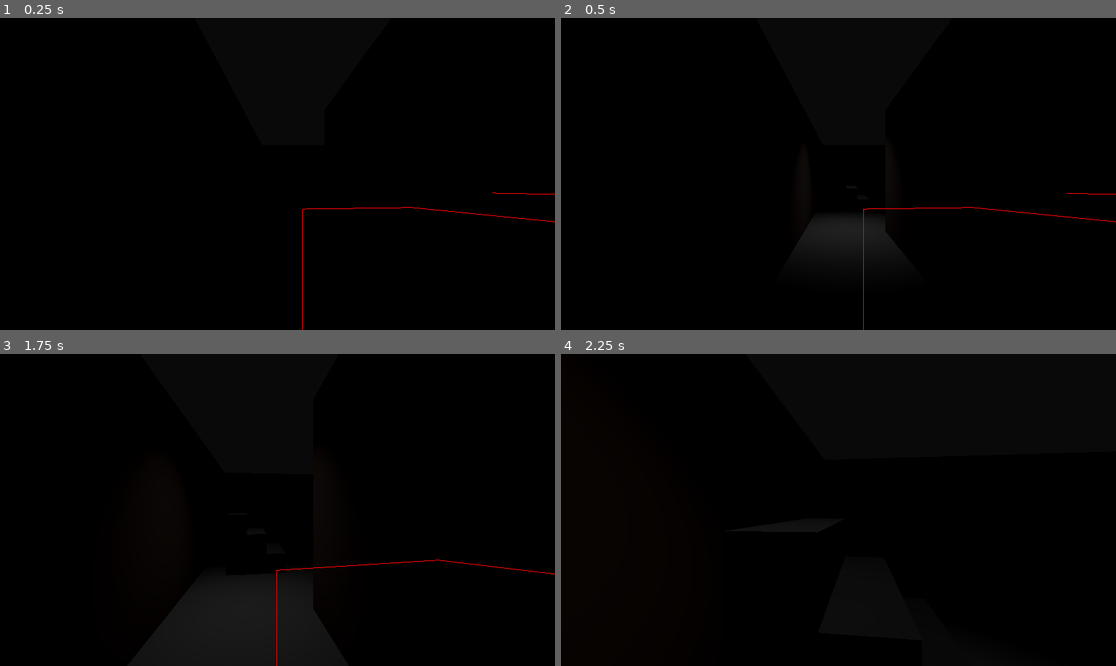
Above: before the commit, frames 1-4 (two rows, left to right).
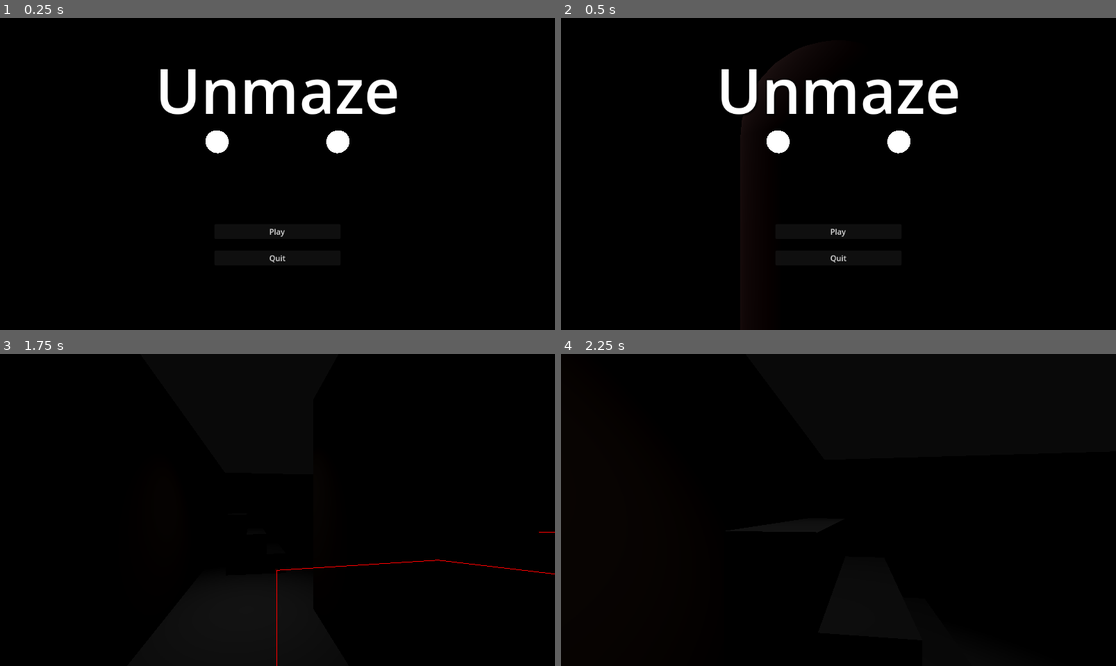
Above: after the commit, the same moments.

Repository: Sugihiru/unmaze
Game: Godot game, scene res://scenes/menus/main_menu.tscn
The game is run twice, just before and just after one commit, with the same random seed, the same clock (stepped at 60 frames per second) and the same inputs. Before the commit the project starts from res://scenes/levels/level.tscn.
Inputs (mouse positions are in pixels of both pictures, inside the frame that each line leads up to):
- Up to frame 1 (0.25 s): no input
- Up to frame 2 (0.5 s): no input
- Up to frame 3 (1.75 s): click (277, 566) at 0.5 s, where only the run after the commit has a clickable "Play"; tap Enter at 1.25 s; move the mouse to (305, 510) at 1.27 s; hold Z (forward) from 1.28 s (still down)
- Up to frame 4 (2.25 s): keep holding Z (forward); move the mouse to (810, 510) at 2.02 s

The runs differ from the first frame. In frame 1, 3.1% of the frame differs, in the area x 28-100%, y 16-100%; in frame 2, 3.5%, in the area x 28-100%, y 13-100%; in frame 3, less than 0.1%; in frame 4, nothing differs.

Commit message:
add main menu

Diff:
--- a/project.godot
+++ b/project.godot
@@ -11,7 +11,7 @@
 [application]
 
 config/name="04_hlab_gamejam02_unmaze"
-run/main_scene="res://scenes/levels/level.tscn"
+run/main_scene="res://scenes/menus/main_menu.tscn"
 config/features=PackedStringArray("4.1", "GL Compatibility")
 config/icon="res://icon.svg"
 
--- a/scenes/GameManager.gd
+++ b/scenes/GameManager.gd
@@ -7,7 +7,7 @@
 func _ready():
 	Input.mouse_mode = Input.MOUSE_MODE_CAPTURED
 	process_mode = Node.PROCESS_MODE_ALWAYS
-
+	get_tree().paused = false
 
 func _input(event):
 	if event.is_action_pressed("ui_cancel"):
@@ -26,4 +26,4 @@
 
 
 func _on_give_up_button_pressed():
-	get_tree().quit()
+	get_tree().change_scene_to_file("res://scenes/menus/main_menu.tscn")
--- /dev/null
+++ b/scenes/menus/MainMenuUI.gd
@@ -0,0 +1,8 @@
+extends Node
+
+func _on_quit_button_pressed():
+	get_tree().quit()
+
+
+func _on_play_button_pressed():
+	get_tree().change_scene_to_file("res://scenes/levels/level.tscn")
--- /dev/null
+++ b/scenes/menus/main_menu.tscn
@@ -0,0 +1,91 @@
+[gd_scene load_steps=10 format=3 uid="uid://v6u5yuddgmf8"]
+
+[ext_resource type="PackedScene" uid="uid://bhc1p4wwr4ykv" path="res://scenes/monster.tscn" id="1_fya85"]
+[ext_resource type="PackedScene" uid="uid://dtm4ycc6nit3v" path="res://scenes/levels/props/flashing_light.tscn" id="2_wq00y"]
+[ext_resource type="Script" path="res://scenes/menus/MainMenuUI.gd" id="3_h1gv4"]
+[ext_resource type="AudioStream" uid="uid://cgndpi7ap1307" path="res://scenes/menus/ambientmain_0.ogg" id="4_8g63w"]
+
+[sub_resource type="StandardMaterial3D" id="StandardMaterial3D_48you"]
+albedo_color = Color(0, 0, 0, 1)
+metallic = 1.0
+emission_energy_multiplier = 2.64
+
+[sub_resource type="BoxMesh" id="BoxMesh_cosim"]
+material = SubResource("StandardMaterial3D_48you")
+
+[sub_resource type="SystemFont" id="SystemFont_xkkqt"]
+font_names = PackedStringArray("Informal Roman")
+
+[sub_resource type="LabelSettings" id="LabelSettings_frqmg"]
+font = SubResource("SystemFont_xkkqt")
+font_size = 128
+outline_color = Color(0.133333, 0.133333, 0.133333, 1)
+shadow_size = 16
+shadow_color = Color(0, 0, 0, 0.403922)
+
+[sub_resource type="Theme" id="Theme_haj2w"]
+BoxContainer/constants/separation = 24
+
+[node name="Node3D" type="Node3D"]
+process_mode = 3
+
+[node name="Monster" parent="." instance=ExtResource("1_fya85")]
+
+[node name="Camera3D" type="Camera3D" parent="."]
+transform = Transform3D(-1, 0, -8.74228e-08, 0, 1, 0, 8.74228e-08, 0, -1, 0, 1.41921, -1.14658)
+
+[node name="MeshInstance3D" type="MeshInstance3D" parent="."]
+transform = Transform3D(100, 0, 0, 0, 100, 0, 0, 0, 10, 0, 0, 8.67536)
+mesh = SubResource("BoxMesh_cosim")
+
+[node name="FlashingLight" parent="." instance=ExtResource("2_wq00y")]
+transform = Transform3D(1, 0, 0, 0, -4.37114e-08, 1, 0, -1, -4.37114e-08, 1.5, 3.65, 0)
+
+[node name="UI" type="Node" parent="."]
+script = ExtResource("3_h1gv4")
+
+[node name="MainScreen" type="Node" parent="UI"]
+
+[node name="TitleLabel" type="Label" parent="UI/MainScreen"]
+anchors_preset = 5
+anchor_left = 0.5
+anchor_right = 0.5
+offset_left = -185.0
+offset_top = 62.0
+offset_right = 185.0
+offset_bottom = 219.0
+grow_horizontal = 2
+text = "Unmaze"
+label_settings = SubResource("LabelSettings_frqmg")
+horizontal_alignment = 1
+vertical_alignment = 1
+
+[node name="ButtonsVBoxContainer" type="VBoxContainer" parent="UI/MainScreen"]
+anchors_preset = 7
+anchor_left = 0.5
+anchor_top = 1.0
+anchor_right = 0.5
+anchor_bottom = 1.0
+offset_left = -131.0
+offset_top = -220.0
+offset_right = 131.0
+offset_bottom = -67.0
+grow_horizontal = 2
+grow_vertical = 0
+theme = SubResource("Theme_haj2w")
+
+[node name="PlayButton" type="Button" parent="UI/MainScreen/ButtonsVBoxContainer"]
+layout_mode = 2
+text = "Play"
+
+[node name="QuitButton" type="Button" parent="UI/MainScreen/ButtonsVBoxContainer"]
+layout_mode = 2
+text = "Quit"
+
+[node name="AudioStreamPlayer" type="AudioStreamPlayer" parent="."]
+stream = ExtResource("4_8g63w")
+volume_db = -10.0
+autoplay = true
+
+[connection signal="pressed" from="UI/MainScreen/ButtonsVBoxContainer/PlayButton" to="UI" method="_on_play_button_pressed"]
+[connection signal="pressed" from="UI/MainScreen/ButtonsVBoxContainer/QuitButton" to="UI" method="_on_quit_button_pressed"]
Not shown, added: credits.txt
Not shown: 4 places in mesh_libraries/meshlib.tres that only renumber resources
Not shown, added: scenes/menus/ambientmain_0.ogg.import
Not shown, added: scenes/ui/ambientmain_0.ogg.import
Not shown, added: scenes/menus/ambientmain_0.ogg
Not shown, added: scenes/ui/ambientmain_0.ogg
